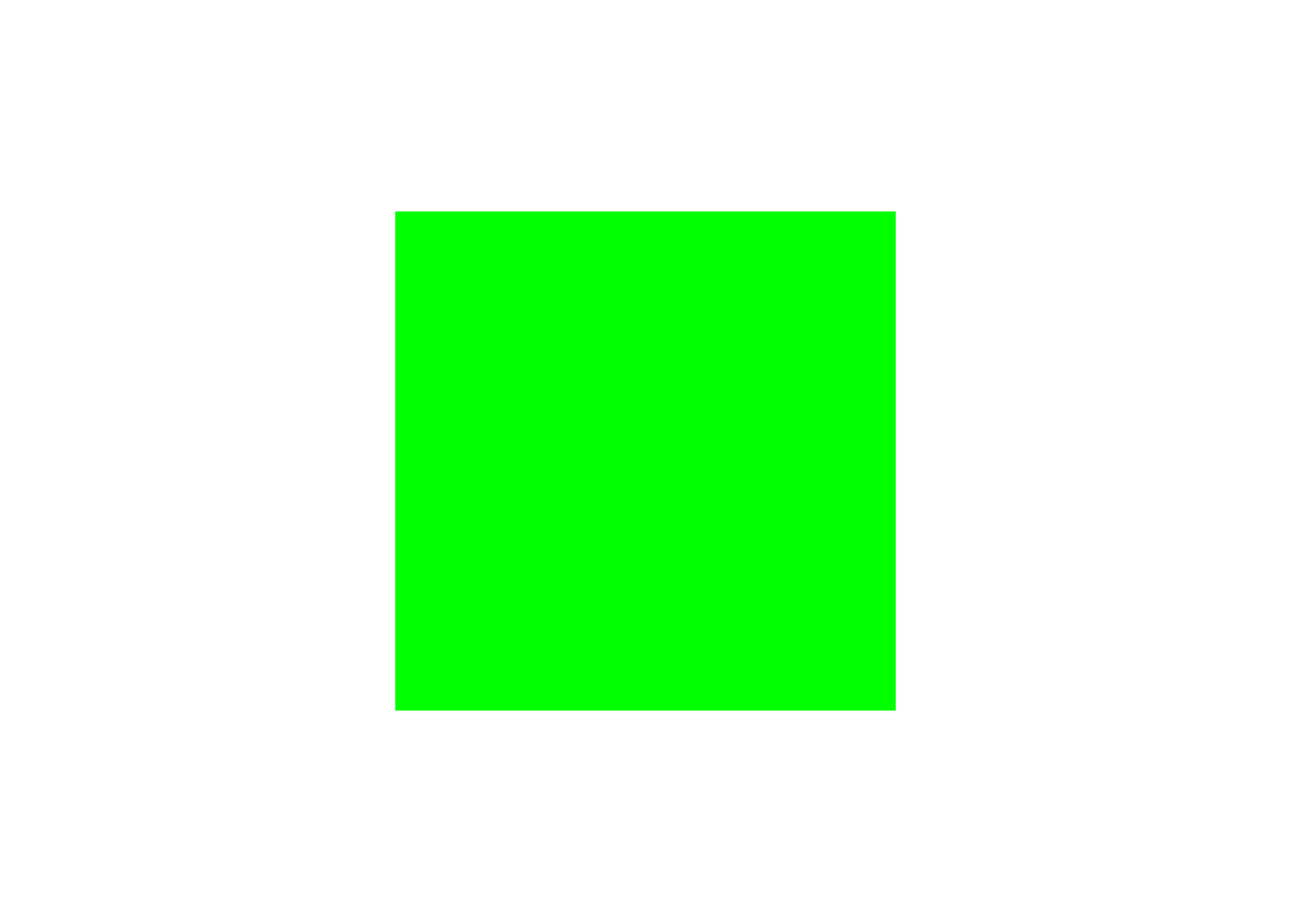
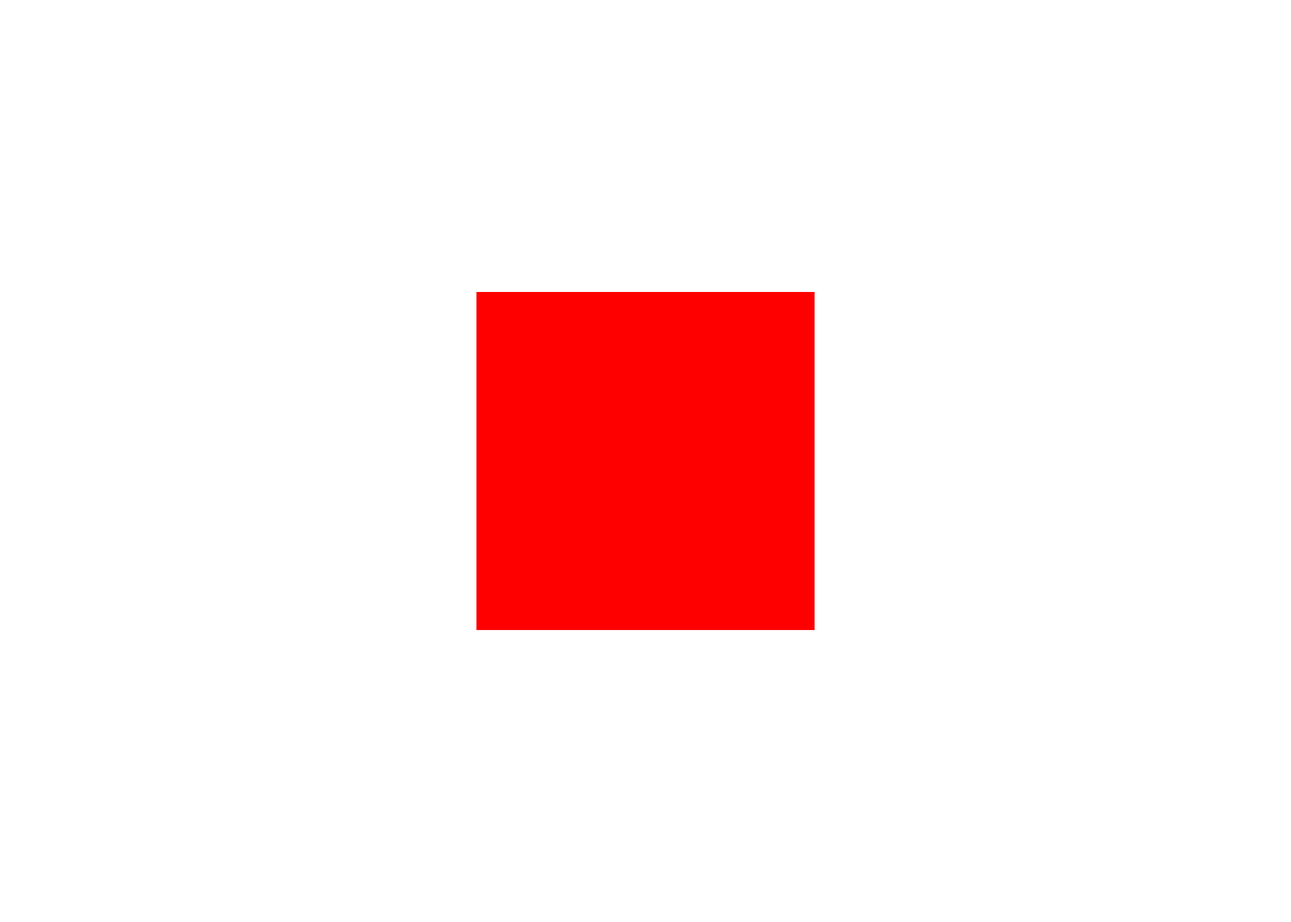
Comparing the layer stacks of the two 1291 x 922 images. Changes:
added layer "Rectangle 3" above "Rectangle 2" over bbox(476, 292, 815, 631)
hid "Rectangle 1" over bbox(395, 211, 897, 711)
